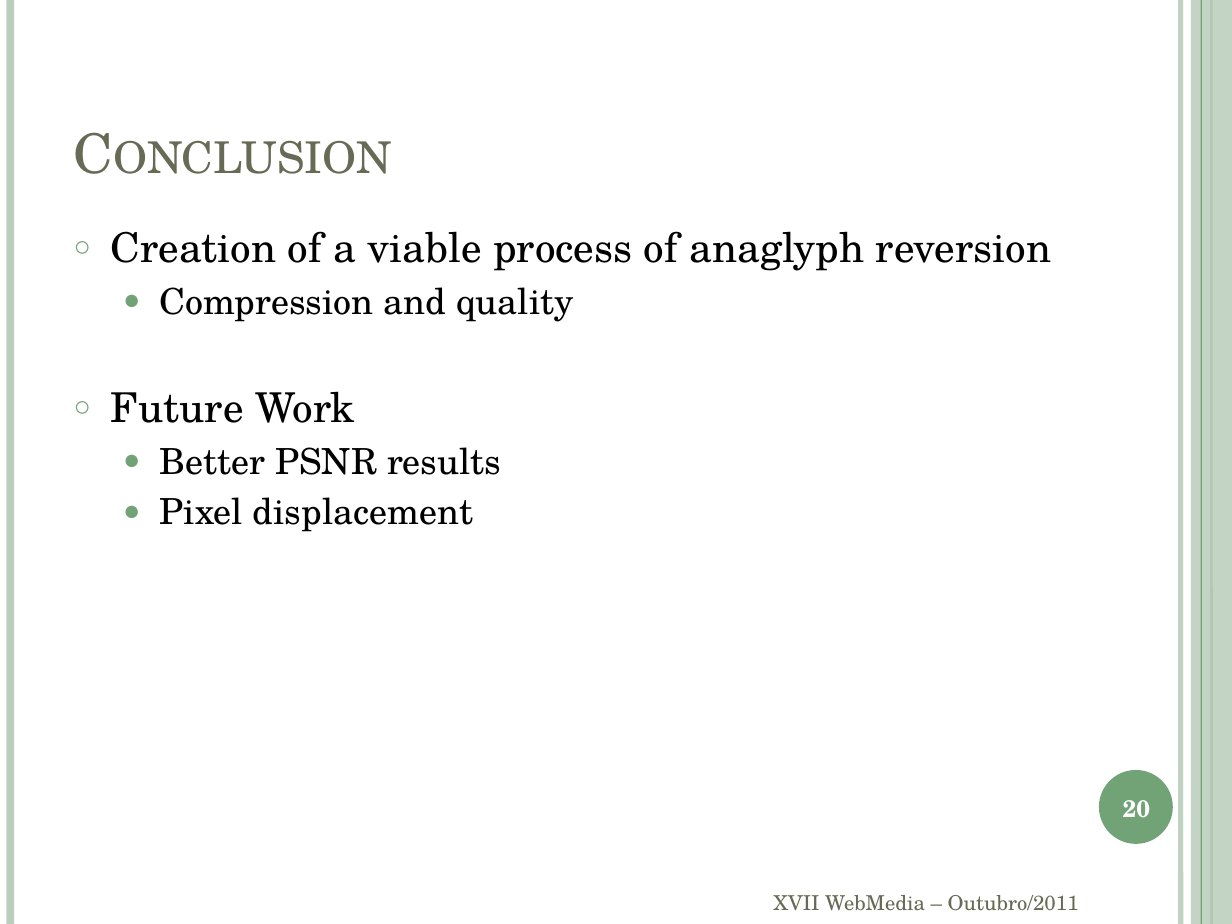
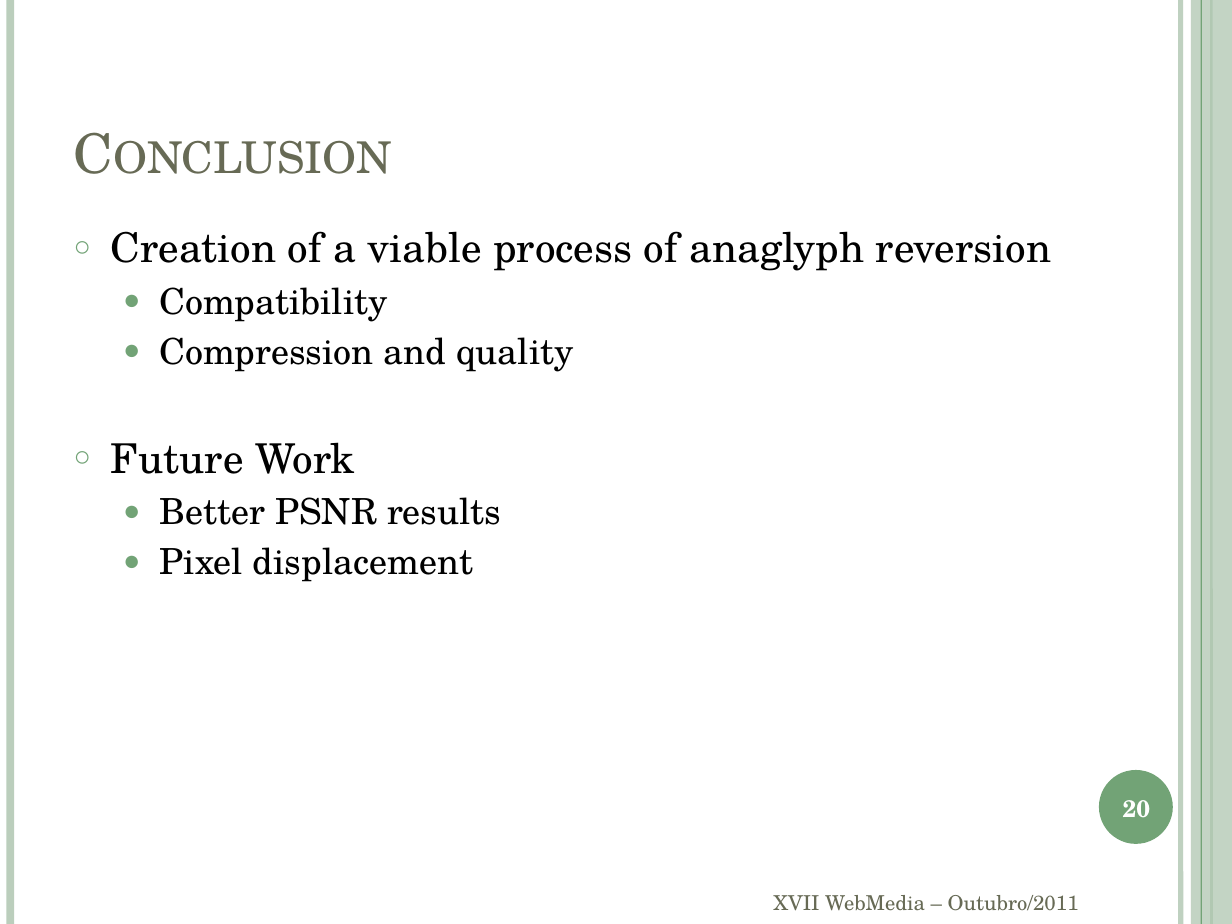
Before and after one commit to andrecurvello/tests-zingarelli, a slide deck: slide 20 of 1-Meus-Artigos/WebMedia11/apresentação.pptx. Drawn at 1232x924 pixels with LibreOffice and Linux fonts; fonts in the diff are those of the drawing. Boxes give left, top, right and bottom in pixels: in the first picture for what was removed or moved away, otherwise in the second. Text is boxed around its words. In the diff, an @@ line names an element or a change of style, - is before the commit and + after.

```diff
--- a/1-Meus-Artigos/WebMedia11/apresentação.pptx
+++ b/1-Meus-Artigos/WebMedia11/apresentação.pptx
@@ text at (160,287,388,322): paragraph added @@
+  ● Compatibility
```
Also in this commit, not shown: 22 other slides changed, 2 slides added, 1 slide removed.
